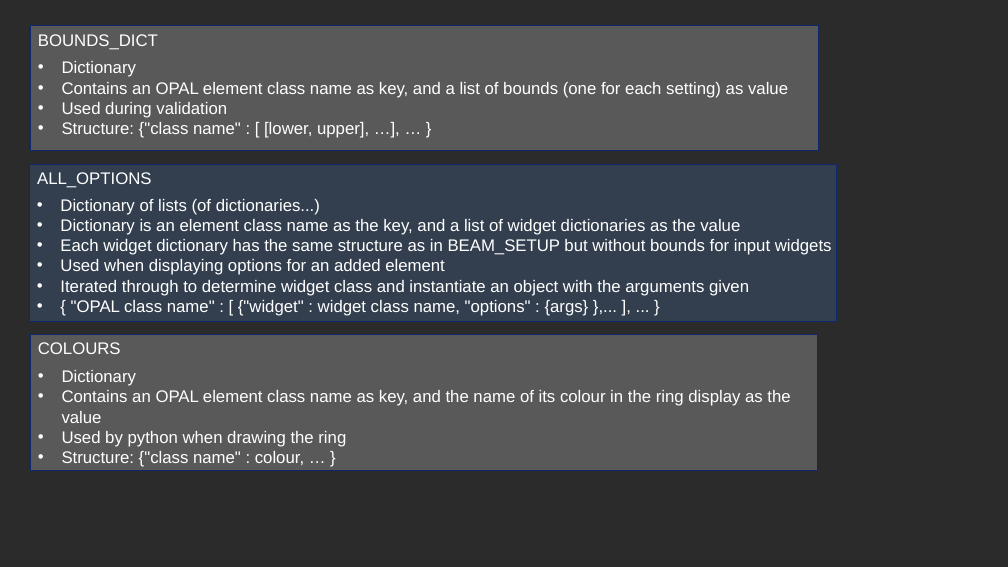
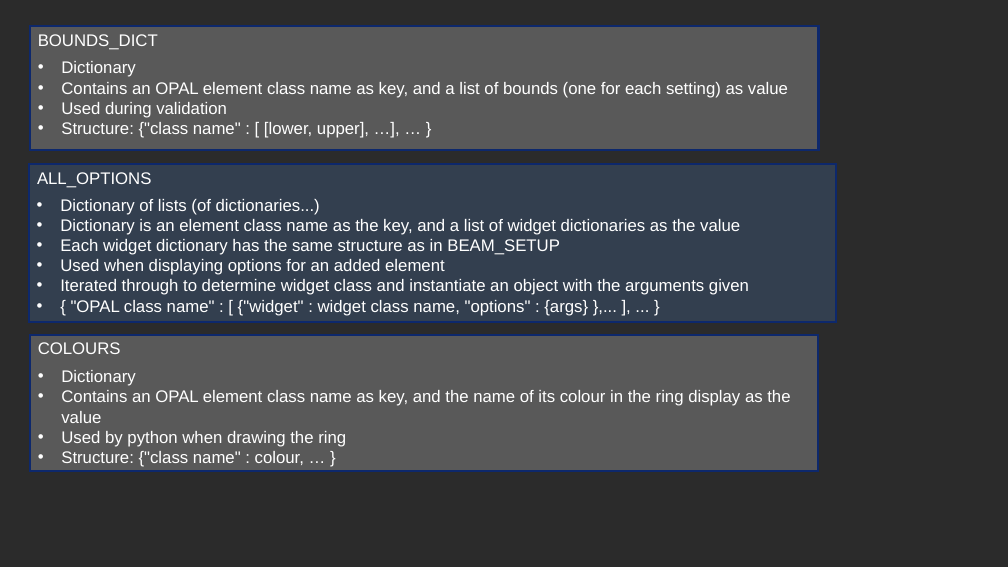
Before and after one commit to ErinW44/OPAL_GUI, a slide deck: slide 23 of GUI_powerpoint.pptx. Drawn at 1008x567 pixels with LibreOffice and Linux fonts; fonts in the diff are those of the drawing; background and template pictures are left out; a plain dark background stands for a picture behind light text. Boxes give left, top, right and bottom in pixels: in the first picture for what was removed or moved away, otherwise in the second. Text is boxed around its words. In the diff, an @@ line names an element or a change of style, - is before the commit and + after.

Commit message:
generalised showing/deleting widgets and made ring display a class

```diff
--- a/GUI_powerpoint.pptx
+++ b/GUI_powerpoint.pptx
@@ text at [60,239,560,255]: text changed @@
-• Each widget dictionary has the same structure as in BEAM_SETUP but without bounds for input widgets
+• Each widget dictionary has the same structure as in BEAM_SETUP
@@ outline #0D296D 1 pt to #0D296D 2 pt in 3 elements at [30,26,819,150], [29,164,837,321], [30,335,818,471] @@
```
Also in this commit, not shown: 22 other slides changed, 1 other file.
